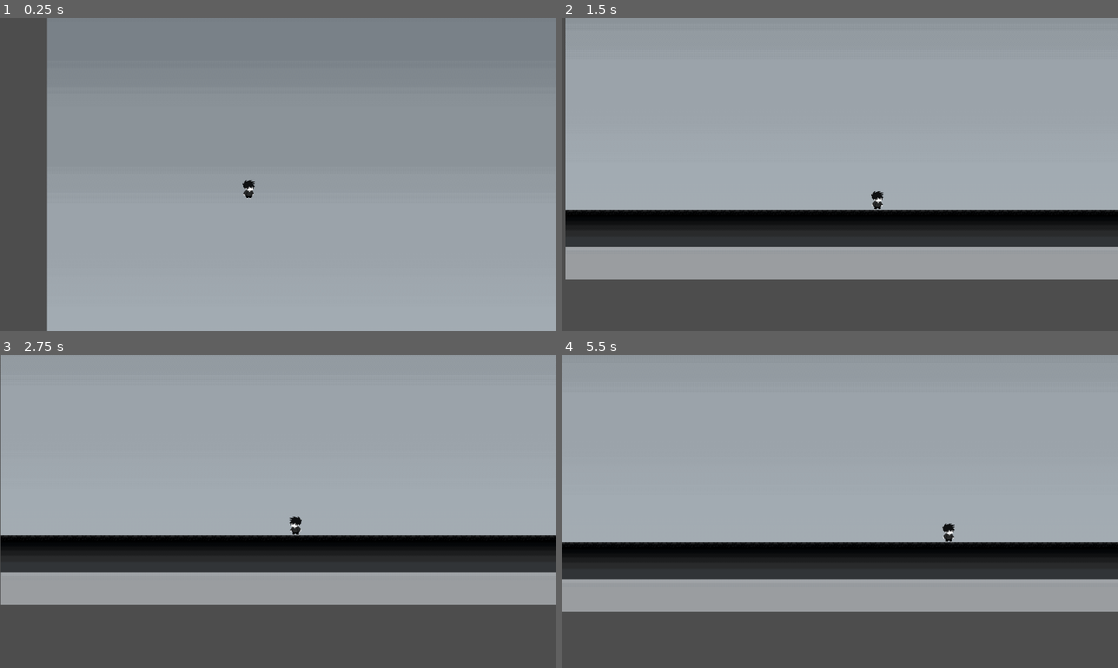
Above: before the commit, frames 1-4 (two rows, left to right).
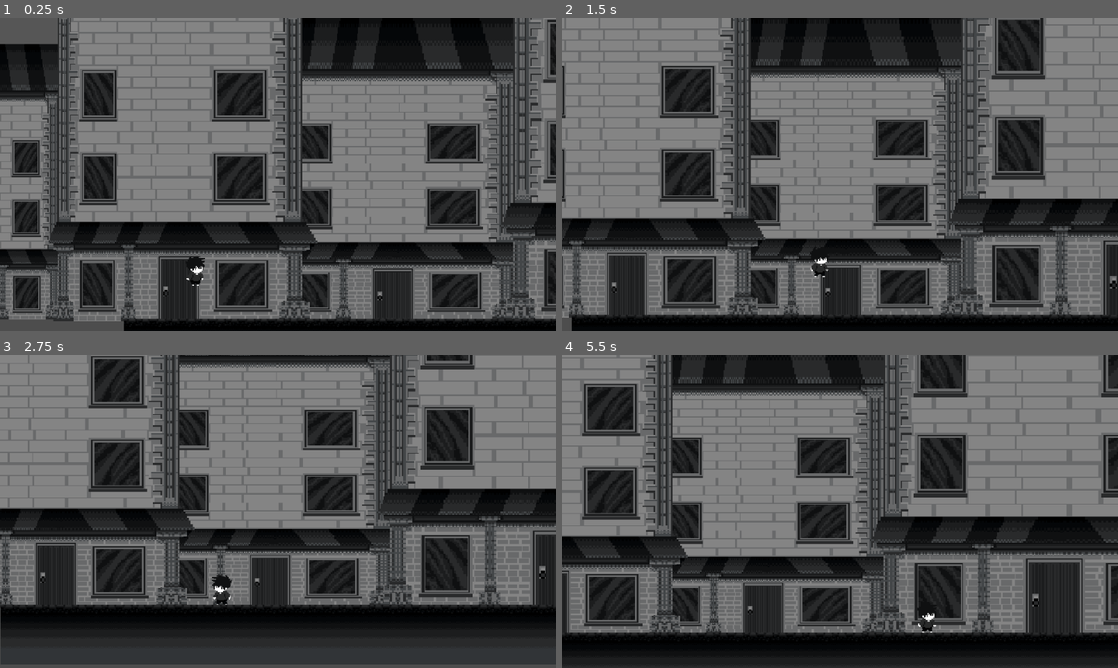
Above: after the commit, the same moments.

Repository: PedroYung/Game-Linas
Game: Godot game, scene res://scenes/jogo_cena1.tscn
Two runs of this game, one before a commit and one after it. Both use one fixed random seed, a clock stepped at 60 frames per second and the inputs below.
Inputs:
- Up to frame 1 (0.25 s): no input
- Up to frame 2 (1.5 s): hold D (MV_Direita) from 0.53 s (still down); tap Space (MV_Jump) at 0.77 s
- Up to frame 3 (2.75 s): tap Space (MV_Jump) at 1.52 s; release D (MV_Direita) at 2.03 s; hold A (MV_Esquerda) from 2.03 s (still down)
- Up to frame 4 (5.5 s): release A (MV_Esquerda) at 2.78 s; hold D (MV_Direita) 2.78-4.28 s; tap Space (MV_Jump) at 3.02, 3.77, 4.52 s; hold A (MV_Esquerda) 4.28-5.03 s; hold D (MV_Direita) from 5.03 s (still down)

The runs differ from the first frame. In frame 1, 80% of the frame differs, in the area x 0-100%, y 0-100%; in frame 2, 93%; in frame 3, 94%, in the area x 0-100%, y 0-99%; in frame 4, 94%.

Commit message:
Mapa Update

Diff:
--- a/project.godot
+++ b/project.godot
@@ -25,6 +25,8 @@
 window/stretch/mode="viewport"
 window/stretch/scale=2.4
 window/stretch/scale_mode="integer"
+window/per_pixel_transparency/allowed=true
+window/handheld/orientation=6
 mouse_cursor/custom_image="res://sprites/cursor.png"
 
 [input]
--- a/scenes/jogo_cena1.tscn
+++ b/scenes/jogo_cena1.tscn
@@ -1,10 +1,13 @@
-[gd_scene load_steps=8 format=3 uid="uid://c8gntawyyw67x"]
+[gd_scene load_steps=12 format=3 uid="uid://c8gntawyyw67x"]
 
 [ext_resource type="Texture2D" uid="uid://3sia764ncwpn" path="res://sprites/fog.png" id="1_4vi7d"]
 [ext_resource type="PackedScene" uid="uid://d3d6i3kwoeh5h" path="res://scenes/player.tscn" id="1_smnso"]
 [ext_resource type="Texture2D" uid="uid://cucm8posjtl4j" path="res://sprites/fog_overlay.png" id="1_y06ho"]
 [ext_resource type="Texture2D" uid="uid://sebkwl1s8bad" path="res://sprites/Concrete_Floor.png" id="2_ej7or"]
 [ext_resource type="Texture2D" uid="uid://rk80031jq0s7" path="res://sprites/sky.png" id="3_0ffi5"]
+[ext_resource type="Texture2D" uid="uid://1wlb2pahv76o" path="res://sprites/city3.png" id="5_vfmcs"]
+[ext_resource type="Texture2D" uid="uid://cacbsqhxic2cv" path="res://sprites/city2.png" id="6_m1d0m"]
+[ext_resource type="Texture2D" uid="uid://cbbeteebpn51t" path="res://sprites/city1.png" id="8_of8a6"]
 
 [sub_resource type="TileSetAtlasSource" id="TileSetAtlasSource_2dt67"]
 texture = ExtResource("2_ej7or")
@@ -19,12 +22,15 @@
 physics_layer_0/collision_mask = 0
 sources/2 = SubResource("TileSetAtlasSource_2dt67")
 
+[sub_resource type="RectangleShape2D" id="RectangleShape2D_u403m"]
+size = Vector2(32, 32)
+
 [node name="jogo_cena1" type="Node2D"]
 
 [node name="ParallaxBackground2" type="ParallaxBackground" parent="."]
 
 [node name="fog_overlay" type="ParallaxLayer" parent="ParallaxBackground2"]
-position = Vector2(-1, 25)
+position = Vector2(-3, 19)
 
 [node name="Texture" type="Sprite2D" parent="ParallaxBackground2/fog_overlay"]
 z_index = 3
@@ -32,7 +38,7 @@
 texture = ExtResource("1_y06ho")
 
 [node name="Player" parent="." instance=ExtResource("1_smnso")]
-position = Vector2(349, 425)
+position = Vector2(78, 656)
 collision_mask = 3
 
 [node name="TileMap" type="TileMap" parent="."]
@@ -47,7 +53,7 @@
 [node name="sky" type="ParallaxLayer" parent="ParallaxBackground"]
 
 [node name="Texture" type="Sprite2D" parent="ParallaxBackground/sky"]
-position = Vector2(540, 424)
+position = Vector2(540, 440)
 texture = ExtResource("3_0ffi5")
 
 [node name="clouds_1" type="ParallaxLayer" parent="ParallaxBackground"]
@@ -58,25 +64,34 @@
 
 [node name="Texture" type="Sprite2D" parent="ParallaxBackground/clouds_2"]
 
-[node name="city_4" type="ParallaxLayer" parent="ParallaxBackground"]
-
-[node name="Texture" type="Sprite2D" parent="ParallaxBackground/city_4"]
-
 [node name="city_3" type="ParallaxLayer" parent="ParallaxBackground"]
 
 [node name="Texture" type="Sprite2D" parent="ParallaxBackground/city_3"]
+position = Vector2(568, 423)
+texture = ExtResource("5_vfmcs")
 
 [node name="city_2" type="ParallaxLayer" parent="ParallaxBackground"]
 
 [node name="Texture" type="Sprite2D" parent="ParallaxBackground/city_2"]
+position = Vector2(721, 293)
+texture = ExtResource("6_m1d0m")
 
 [node name="fog" type="ParallaxLayer" parent="ParallaxBackground"]
 
 [node name="Texture" type="Sprite2D" parent="ParallaxBackground/fog"]
-position = Vector2(540, 424)
+position = Vector2(540, 368)
 scale = Vector2(1, 1.2)
 texture = ExtResource("1_4vi7d")
 
 [node name="city_1" type="ParallaxLayer" parent="ParallaxBackground"]
 
 [node name="Texture" type="Sprite2D" parent="ParallaxBackground/city_1"]
+position = Vector2(781, 261)
+texture = ExtResource("8_of8a6")
+
+[node name="StaticBody2D" type="StaticBody2D" parent="."]
+position = Vector2(-18, 369)
+scale = Vector2(1, 27)
+
+[node name="CollisionShape2D" type="CollisionShape2D" parent="StaticBody2D"]
+shape = SubResource("RectangleShape2D_u403m")
--- a/scenes/player.tscn
+++ b/scenes/player.tscn
@@ -101,10 +101,9 @@
 script = ExtResource("1_xrqpc")
 
 [node name="Camera2D" type="Camera2D" parent="."]
-position = Vector2(-4, -2)
-process_callback = 0
+position = Vector2(0, -80)
+zoom = Vector2(1.6, 1.6)
 limit_left = 0
-limit_right = 9999999
 limit_smoothed = true
 position_smoothing_enabled = true
 position_smoothing_speed = 2.0
Binary file added: sprites/city1.png
Not shown, added: sprites/city1.png.import
Binary file added: sprites/city2.png
Not shown, added: sprites/city2.png.import
Binary file added: sprites/city3.png
Not shown, added: sprites/city3.png.import
